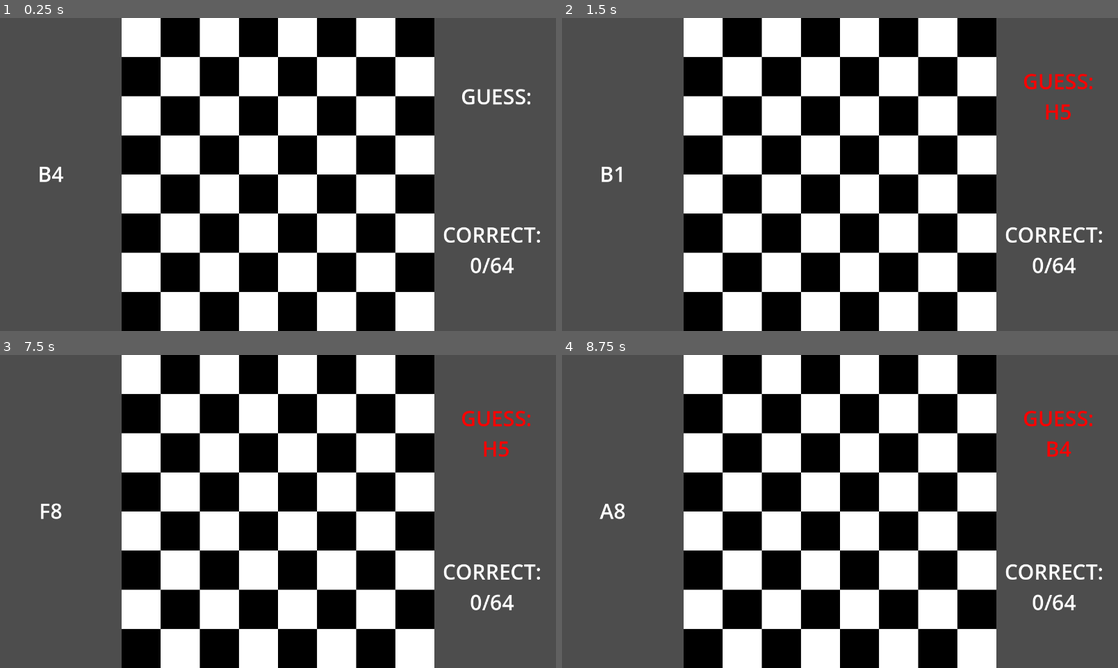
Above: before the commit, frames 1-4 (two rows, left to right).
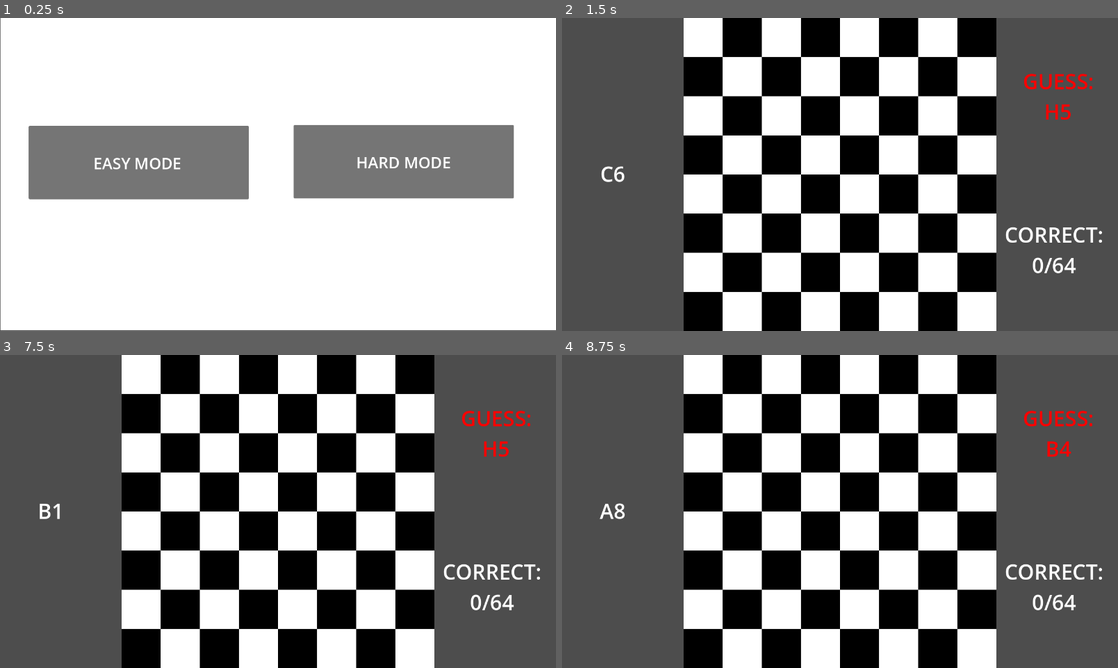
Above: after the commit, the same moments.

Repository: caden-knight/Godot-chess-memory
Game: Godot game, scene res://scenes/chessboard.tscn
Same seed, same stepped clock (60 frames per second), same inputs: the game is played once before the commit and once after it.
Inputs (mouse positions are in pixels of both pictures, inside the frame that each line leads up to):
- Up to frame 1 (0.25 s): no input
- Up to frame 2 (1.5 s): click (967, 161) at 0.5 s, where only the run after the commit has a clickable "HARD MODE"; tap Enter at 1.25 s; move the mouse to (962, 158) at 1.27 s; click (962, 158) at 1.42 s
- Up to frame 3 (7.5 s): tap Space at 2, 3.5, 5 s; move the mouse to (166, 527) at 2.02 s; click (166, 527) at 2.17 s; tap Enter at 2.75, 4.25 s; move the mouse to (333, 442) at 2.77 s; click (333, 442) at 2.92 s; move the mouse to (250, 574) at 3.52 s; click (250, 574) at 3.67 s; move the mouse to (444, 558) at 4.27 s; click (444, 558) at 4.42 s; move the mouse to (111, 464) at 5.02 s; click (111, 464) at 5.17 s; move the mouse to (305, 511) at 5.77 s; click (305, 511) at 5.92 s; move the mouse to (194, 433) at 6.52 s; click (194, 433) at 6.67 s; move the mouse to (400, 495) at 7.27 s; click (400, 495) at 7.42 s
- Up to frame 4 (8.75 s): move the mouse to (728, 527) at 8.02 s; click (728, 527) at 8.17 s

The runs differ from the first frame. In frame 1, 77% of the frame differs, in the area x 0-100%, y 0-100%; in frame 2, 0.1%; in frame 3, 0.1%; in frame 4, nothing differs.

Commit message:
implemented game mode screen
allows player to select between two game modes currently: easy and hard. Eventually I would like to have an endless mode where you go until you get one wrong and a Timed mode which is self explanatory

Diff:
--- a/scenes/chessboard.tscn
+++ b/scenes/chessboard.tscn
@@ -39,3 +39,54 @@
 horizontal_alignment = 1
 vertical_alignment = 1
 uppercase = true
+
+[node name="Control" type="Control" parent="."]
+layout_mode = 3
+anchors_preset = 0
+offset_right = 40.0
+offset_bottom = 40.0
+
+[node name="ColorRect" type="ColorRect" parent="Control"]
+offset_left = 1.0
+offset_top = -1.0
+offset_right = 1280.0
+offset_bottom = 718.0
+
+[node name="EasyBtn" type="Button" parent="Control/ColorRect"]
+layout_mode = 0
+offset_left = 65.0
+offset_top = 249.0
+offset_right = 572.0
+offset_bottom = 418.0
+metadata/_edit_group_ = true
+
+[node name="Label" type="Label" parent="Control/ColorRect/EasyBtn"]
+layout_mode = 0
+offset_top = 2.0
+offset_right = 501.0
+offset_bottom = 170.0
+theme_override_font_sizes/font_size = 36
+text = "EASY MODE"
+horizontal_alignment = 1
+vertical_alignment = 1
+
+[node name="HardBtn" type="Button" parent="Control/ColorRect"]
+layout_mode = 0
+offset_left = 675.0
+offset_top = 247.0
+offset_right = 1182.0
+offset_bottom = 416.0
+metadata/_edit_group_ = true
+
+[node name="Label" type="Label" parent="Control/ColorRect/HardBtn"]
+layout_mode = 0
+offset_top = 2.0
+offset_right = 506.0
+offset_bottom = 170.0
+theme_override_font_sizes/font_size = 36
+text = "HARD MODE"
+horizontal_alignment = 1
+vertical_alignment = 1
+
+[connection signal="pressed" from="Control/ColorRect/EasyBtn" to="." method="_on_easy_btn_pressed"]
+[connection signal="pressed" from="Control/ColorRect/HardBtn" to="." method="_on_hard_btn_pressed"]
--- a/scripts/Chessboard.gd
+++ b/scripts/Chessboard.gd
@@ -17,8 +17,7 @@
 var coords = Singleton.coords
 
 func _ready():
-	setup_board(false, viewport_size.y)
-	Singleton.target_square = target_square
+
 	correct_square_label.text = "Correct:\n" + str(Singleton.correct_count) + "/64"
 
 # update labels when mouse is clicked
@@ -70,3 +69,18 @@
 
 	# centers the chessboard
 	squares.position.x += offset / 2
+
+
+
+func _on_easy_btn_pressed():
+	setup_board(false, viewport_size.y)
+	Singleton.target_square = target_square
+	$Control.visible = false
+	Singleton.game_mode = Singleton.GAME_MODE.EASY
+
+
+func _on_hard_btn_pressed():
+	setup_board(false, viewport_size.y)
+	Singleton.target_square = target_square
+	$Control.visible = false
+	Singleton.game_mode = Singleton.GAME_MODE.HARD
--- a/scripts/Square.gd
+++ b/scripts/Square.gd
@@ -13,15 +13,11 @@
 			var target_squares : Array = Singleton.target_squares
 			var player_guess: String = $Label.text
 
-			# set game mode
-			# TODO: have game mode selected by user at start of game
-			Singleton.game_mode = Singleton.GAME_MODE.HARD
-
-
-
 			# get out of function if player clicks a square they have already guessed
 			if correctly_guessed_tiles.has(player_guess):
 				Singleton.isCorrect = false
+#				Singleton.player_guess = player_guess
+#				$Label.visible = true if Singleton.game_mode == 0 else false
 				return
 
 			# evaluate the player guess against the target square
